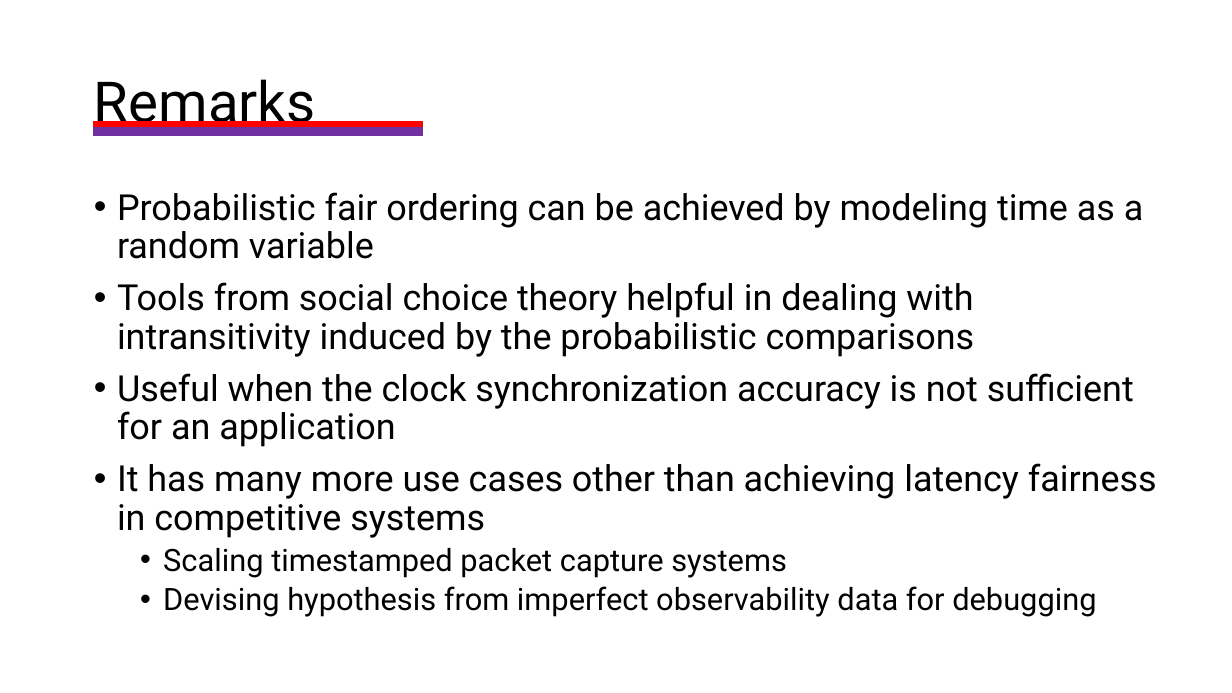
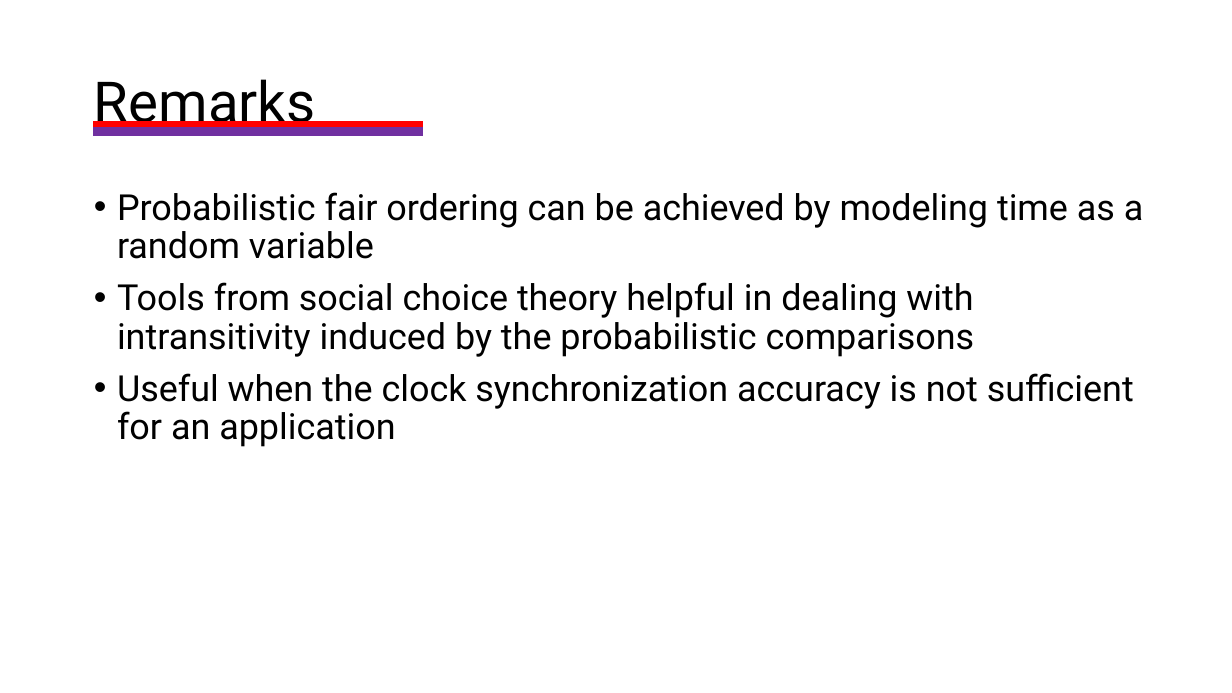
Before and after one commit to HaseebLUMS/Onyx-Presentation, a slide deck: slide 169 of thesis-latency-fairness.pptx. Drawn at 1232x693 pixels with LibreOffice and Linux fonts; fonts in the diff are those of the drawing. Boxes give left, top, right and bottom in pixels: in the first picture for what was removed or moved away, otherwise in the second. Text is boxed around its words. In the diff, an @@ line names an element or a change of style, - is before the commit and + after.

Commit message:
updated

```diff
--- a/thesis-latency-fairness.pptx
+++ b/thesis-latency-fairness.pptx
@@ text at (117,463,1157,617): paragraphs removed @@
-• It has many more use cases other than achieving latency fairness in competitive systems
-  • Scaling timestamped packet capture systems
-  • Devising hypothesis from imperfect observability data for debugging
```
